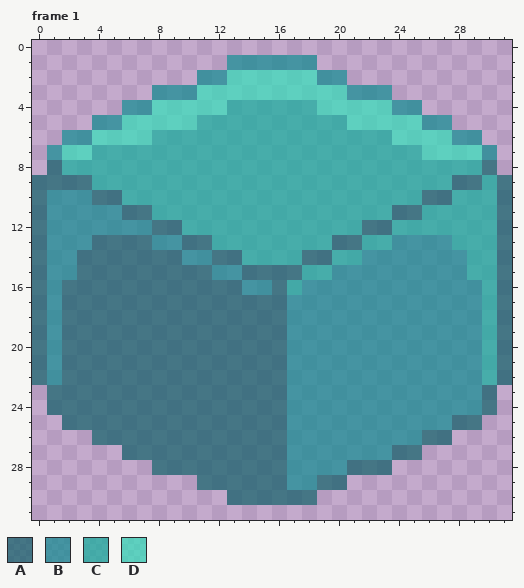
Two states of a pixel-art file, Assets/Art/S_Wall_Jelly_Dream_Cube.aseprite. Above: the version before the commit.
32x32 pixels, 2 frames. Shown: frame 1. The commit also changed other frames, which this record leaves out.
Palette (. is transparent): A #0b5e65af  B #0b8a8faf  C #0eaf9baf  D #30e1b9af
The result:
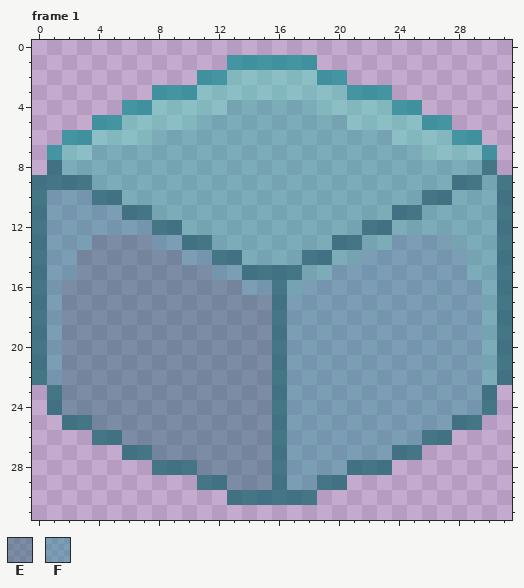
Colours new in this view: E #0b5e6563  F #0b8a8f63
From old to new:
Colour C changes from #0eaf9baf to #0eaf9b63.
Colour D changes from #30e1b9af to #30e1b963.
Frame 1:
Colour E replaces colour A in row 13 at x 4 to 7; in row 14 at x 3 to 9; in row 15 at x 3 to 11; in row 16 at x 2 to 13; in rows 17 to 24 at x 2 to 15; in row 25 at x 4 to 15.
Colour E replaces colour A in row 26 at x 6 to 15; in row 27 at x 8 to 15; in row 28 at x 11 to 15; in row 29 at x 13 to 15.
Colour F replaces colour B in row 10 at x 1 to 3; in row 11 at x 1 to 5; in row 12 at x 1 to 7; in row 13 at x 1 to 3, 8 to 9 and 24 to 27; in row 14 at x 1 to 2, 10 to 11 and 22 to 28; in row 15 at x 1 to 2, 12 to 13 and 20 to 28.
Colour F replaces colour B in row 16 at x 1, 14 to 15 and 18 to 29; in rows 17 to 22 at x 1 and 17 to 29; in rows 23 to 24 at x 17 to 29; in row 25 at x 17 to 27; in row 26 at x 17 to 25; in row 27 at x 17 to 23.
Colour F replaces colour B in row 28 at x 17 to 20; in row 29 at x 17 to 18.
Where, in picture pixels (left, top, right, bottom), the same in both pictures:
changed: (47, 70, 497, 490)
